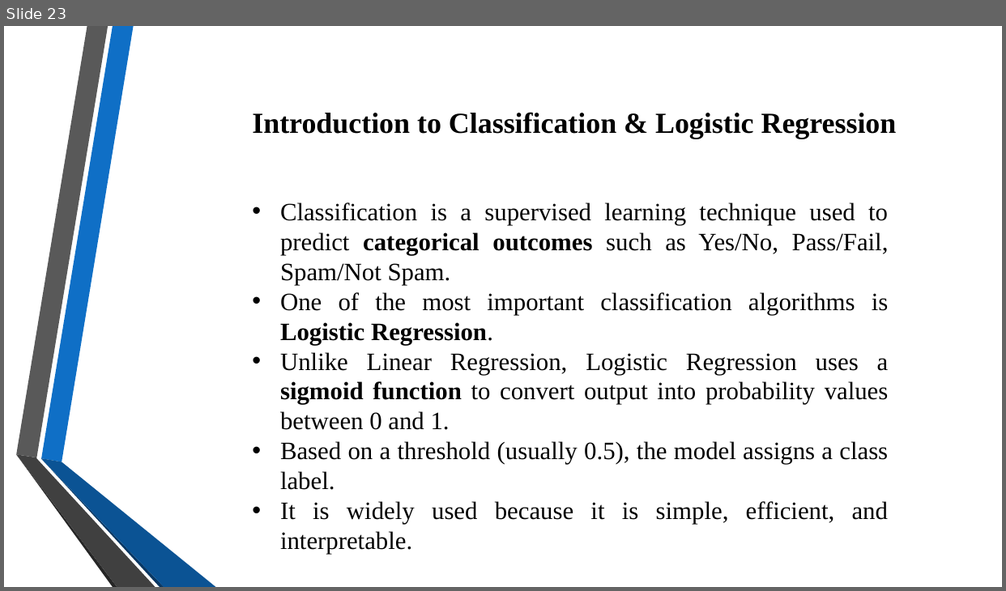
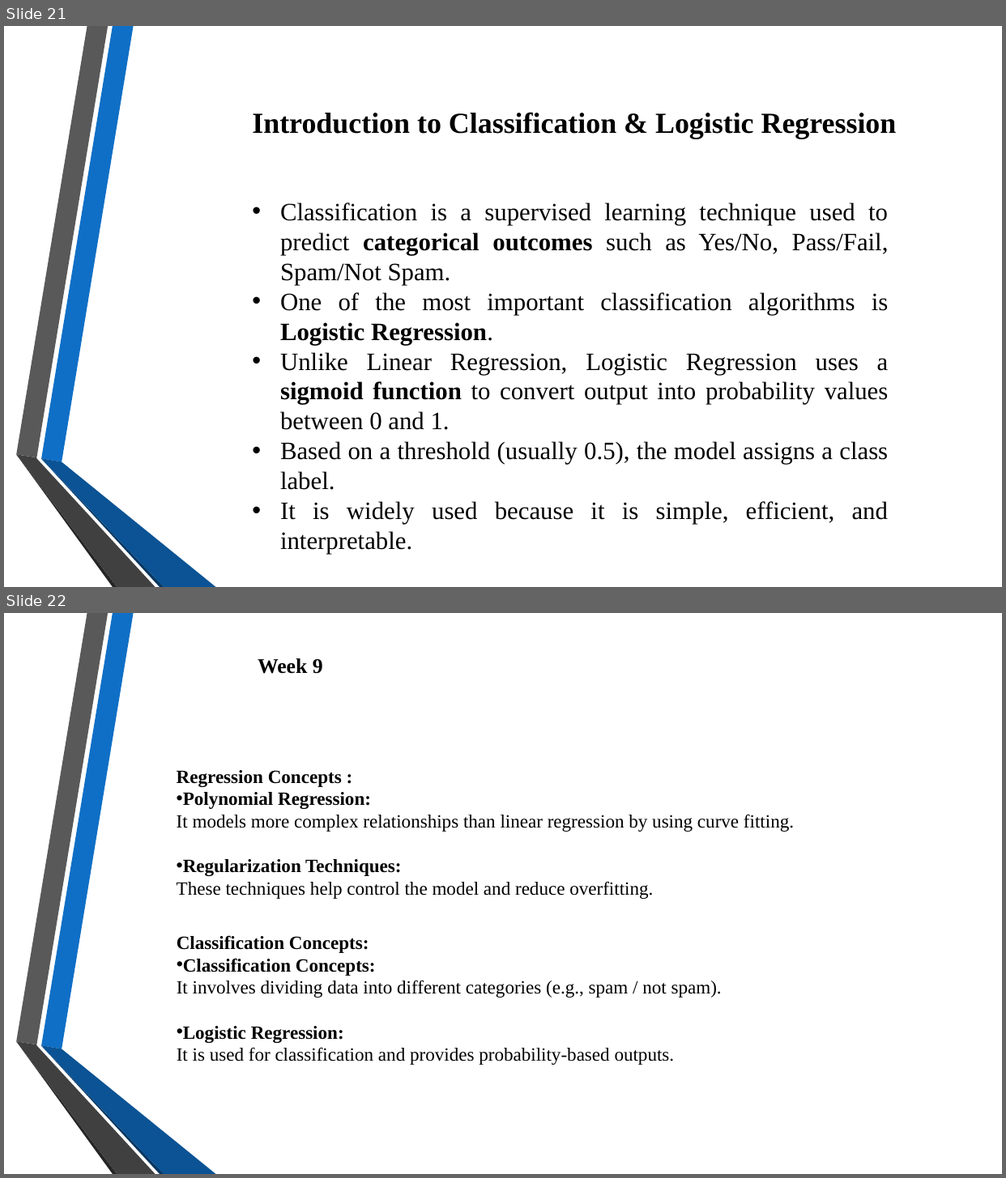
Before and after one commit to VaishnaviJadhav350/intern, a slide deck: Presentation 1 to 8.pptx. Shown one above the other, each under a label of ours: slide 23 before the commit, slides 21 and 22 after it. The pictures are 1006x591 and 1006x1178 pixels, drawn with LibreOffice and Linux fonts; fonts in the diff are those of the drawing; background and template pictures are left out. Boxes give left, top, right and bottom in pixels: in the first picture for what was removed or moved away, otherwise in the second. Text is boxed around its words. In the diff, an @@ line names an element or a change of style, - is before the commit and + after.

```diff
--- a/Presentation 1 to 8.pptx
+++ b/Presentation 1 to 8.pptx
@@ slide 22 added at [4, 613, 1002, 1174], background picture (left out); not listed: 6 template elements that a slide beside it also shows @@
@@ text added at [258, 658, 323, 674], 20 pt, text #000000, bold @@
+Week 9
@@ text added at [177, 770, 794, 899], 18 pt, text #000000 @@
+Regression Concepts :
+• Polynomial Regression:
+  It models more complex relationships than linear regression by using curve fitting.
+• Regularization Techniques:
+  These techniques help control the model and reduce overfitting.
@@ text added at [177, 935, 722, 1065], 18 pt, text #000000 @@
+Classification Concepts:
+• Classification Concepts:
+  It involves dividing data into different categories (e.g., spam / not spam).
+• Logistic Regression:
+  It is used for classification and provides probability-based outputs.
@@ what was slide 23 is now slide 21 @@
```
Also in this commit, not shown: 2 slides changed, 12 other slides added, 6 slides removed, 6 other files.
